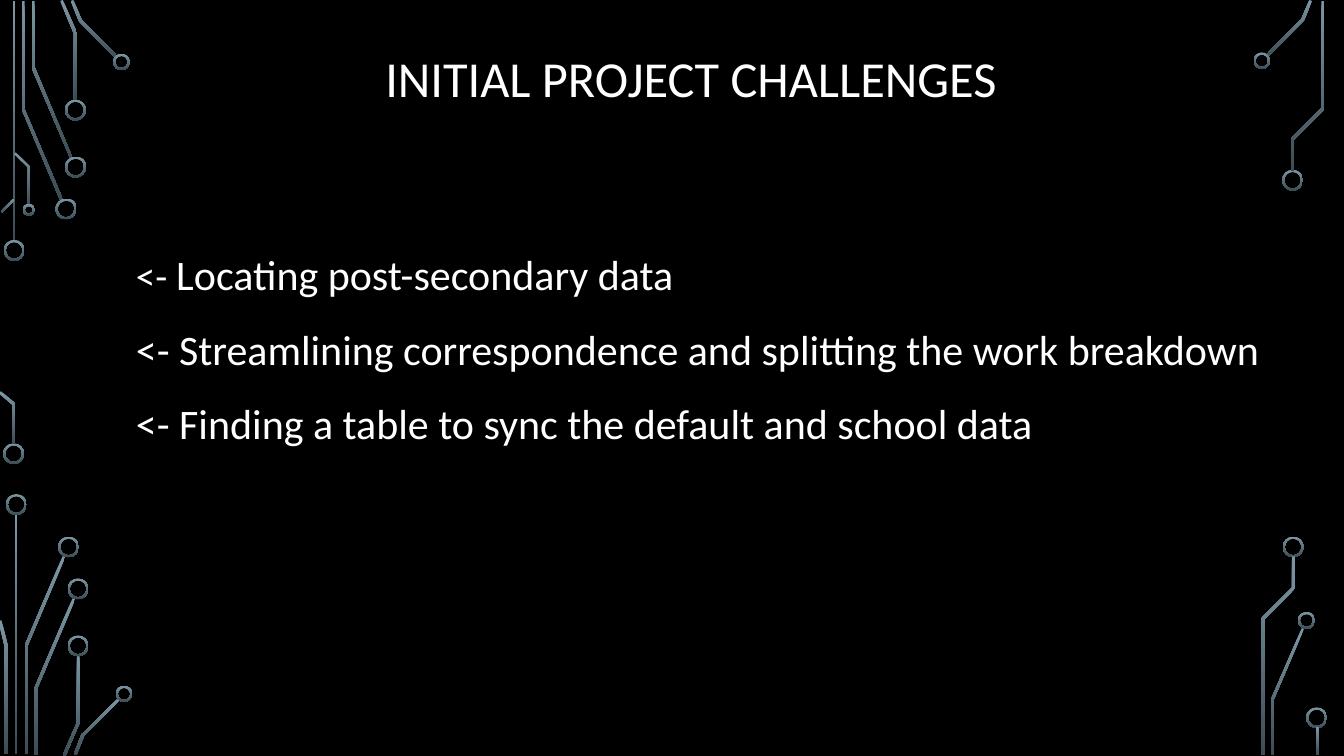
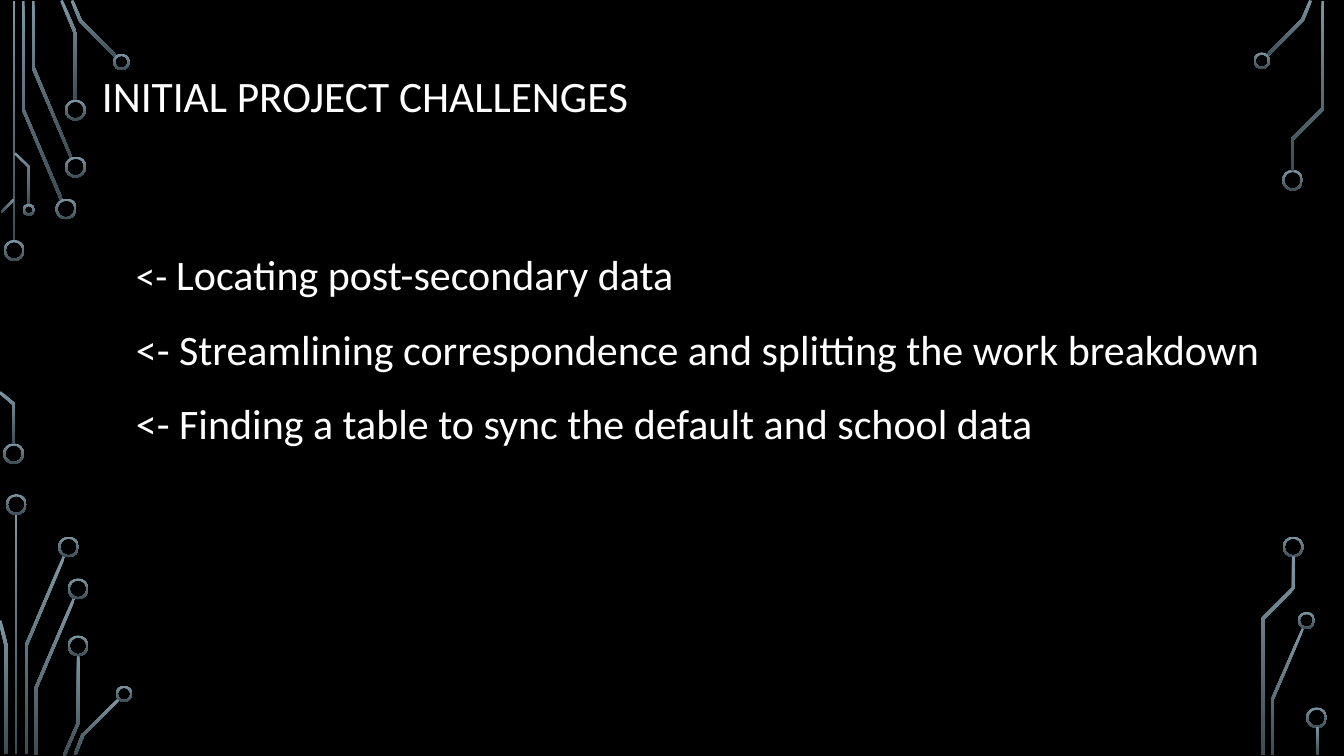
Before and after one commit to matt-pelham/rgang, a slide deck: slide 4 of Default Data Group Project - final version.pptx. Drawn at 1344x756 pixels with LibreOffice and Linux fonts; fonts in the diff are those of the drawing; background and template pictures are left out. Boxes give left, top, right and bottom in pixels: in the first picture for what was removed or moved away, otherwise in the second. Text is boxed around its words. In the diff, an @@ line names an element or a change of style, - is before the commit and + after.

```diff
--- a/Default Data Group Project - final version.pptx
+++ b/Default Data Group Project - final version.pptx
@@ text "INITIAL PROJECT CHALLENGES": place and size @@
-text "INITIAL PROJECT CHALLENGES" at <box>385,64,997,98</box>
+text "INITIAL PROJECT CHALLENGES" at <box>102,84,628,113</box>
@@ text "INITIAL PROJECT CHALLENGES" at <box>102,84,628,113</box>: size 36 to 31 pt; alignment centre to left; line spacing 0.9 to 1; vertical alignment middle to top @@
```
Also in this commit, not shown: 15 other slides changed.
